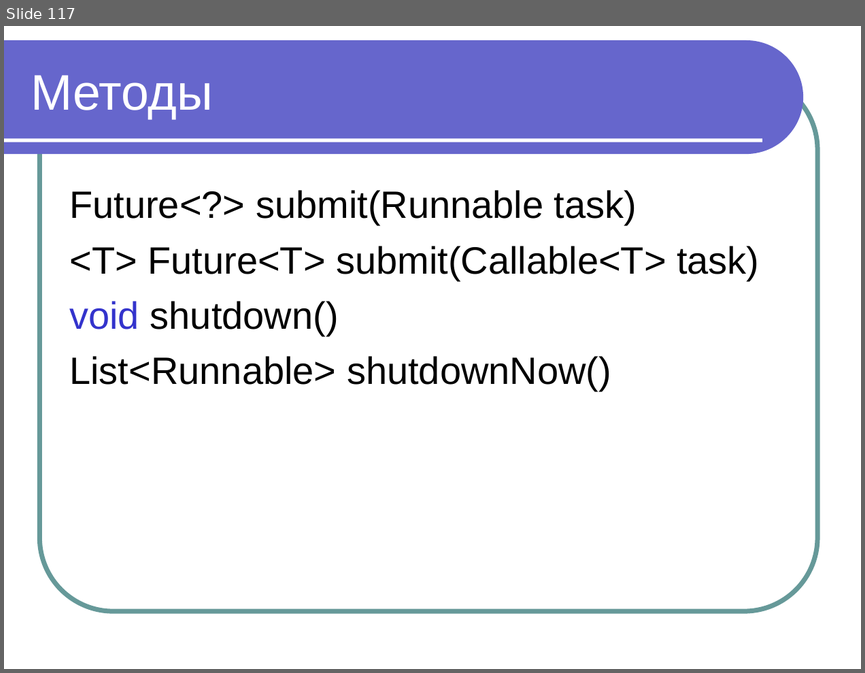
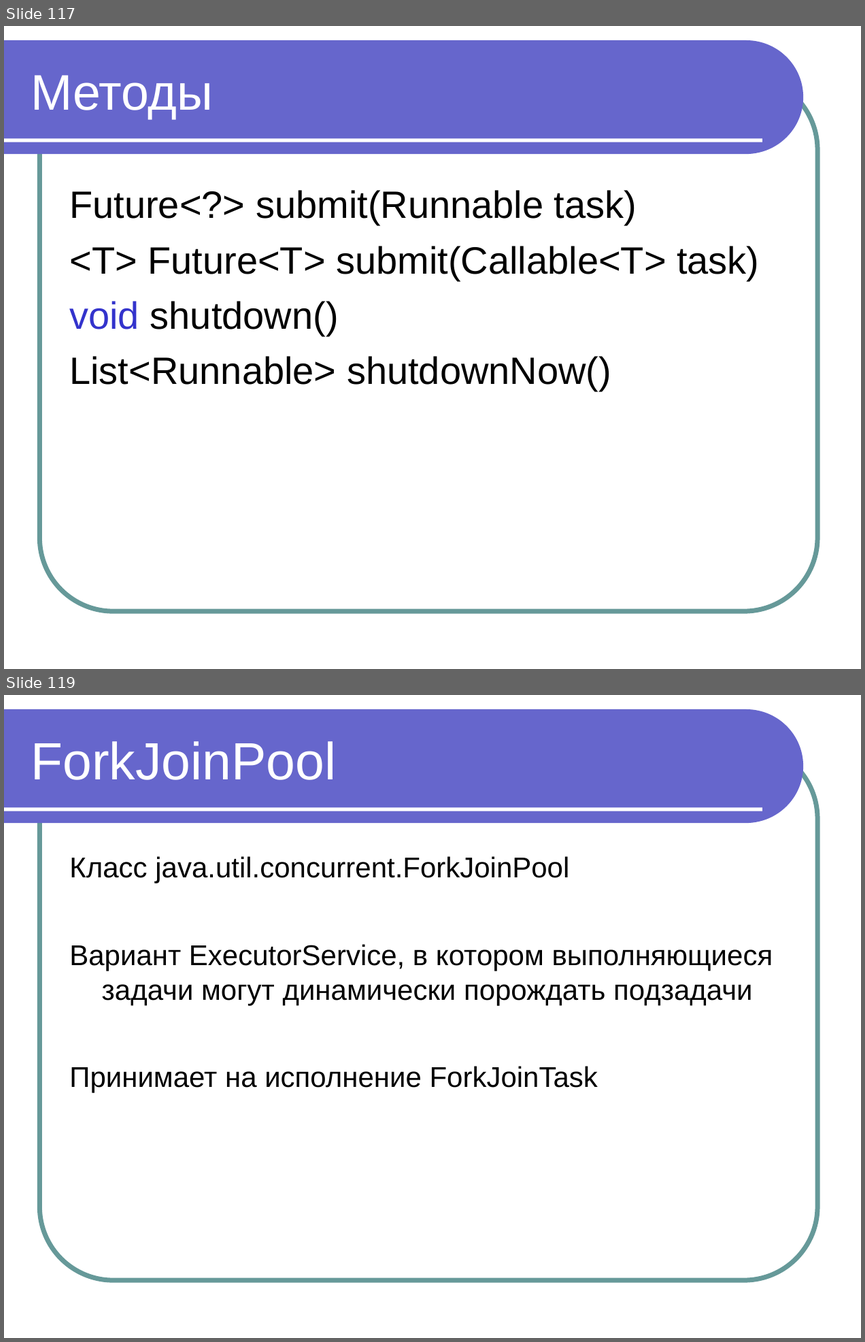
Before and after one commit to maxchv/JavaLessons, a slide deck: Lesson15/Modul 11 Vychislitelnye potoki.pptx. Shown one above the other, each under a label of ours: slide 117 before the commit, slides 117 and 119 after it; the slides between them are not shown. The pictures are 865x673 and 865x1342 pixels, drawn with LibreOffice and Linux fonts; fonts in the diff are those of the drawing. Boxes give left, top, right and bottom in pixels: in the first picture for what was removed or moved away, otherwise in the second. Text is boxed around its words. In the diff, an @@ line names an element or a change of style, - is before the commit and + after.

```diff
--- a/Lesson15/Modul 11 Vychislitelnye potoki.pptx
+++ b/Lesson15/Modul 11 Vychislitelnye potoki.pptx
@@ slide 119 added at [4,695,861,1338], background #FFFFFF; not listed: 3 template elements that a slide beside it also shows @@
@@ title added at [31,741,336,780], 44 pt, text #FFFFFF @@
+ForkJoinPool
@@ text added at [69,856,773,1093], 24 pt, text #000000 @@
+Класс java.util.concurrent.ForkJoinPool
+Вариант ExecutorService, в котором выполняющиеся задачи могут динамически порождать подзадачи
+Принимает на исполнение ForkJoinTask
```
Also in this commit, not shown: 2 other slides added, 1 other file.
